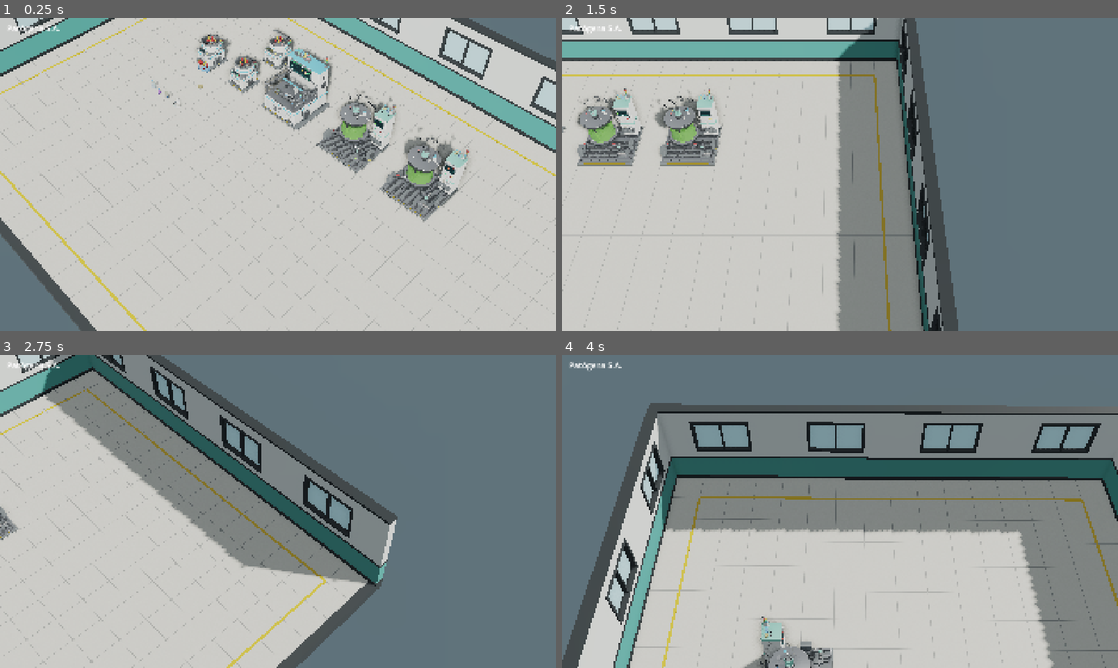
Above: before the commit, frames 1-4 (two rows, left to right).
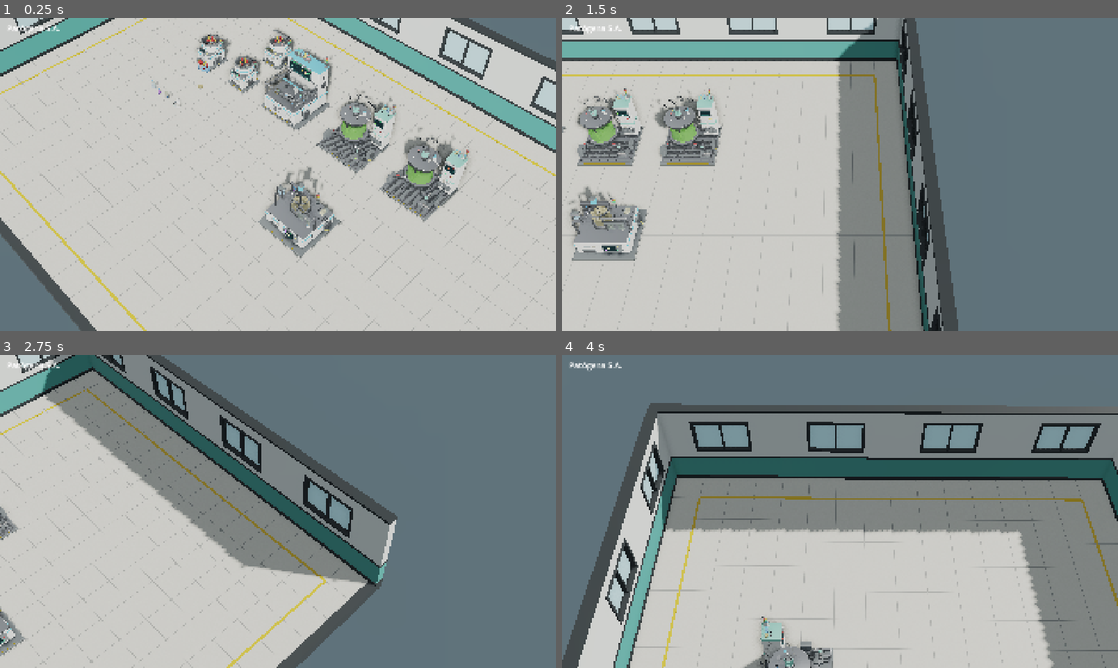
Above: after the commit, the same moments.

Repository: kutedo2001/Patogena
Game: Godot game, scene res://escenas/principal.tscn
The game is run twice, just before and just after one commit, with the same random seed, the same clock (stepped at 60 frames per second) and the same inputs.
Inputs (mouse positions are in pixels of both pictures, inside the frame that each line leads up to):
- Up to frame 1 (0.25 s): no input
- Up to frame 2 (1.5 s): tap Enter at 0.5 s; move the mouse to (962, 158) at 0.52 s; hold Right (ui_right) 0.53-1.25 s; tap Q at 0.6 s; click (962, 158) at 0.67 s; drag from (728, 190) to (812, 237) at 1.27 s
- Up to frame 3 (2.75 s): tap Space at 2 s; move the mouse to (333, 442) at 2.02 s; hold Right (ui_right) from 2.03 s (still down); tap Q at 2.1 s
- Up to frame 4 (4 s): release Right (ui_right) at 2.75 s; drag from (812, 574) to (673, 464) at 2.77 s; tap Enter at 3.5 s; move the mouse to (1006, 558) at 3.52 s; hold Left (ui_left) from 3.53 s (still down); tap Q at 3.6 s

The runs differ from the first frame. In frame 1, 2.0% of the frame differs, in the area x 46-62%, y 47-77%; in frame 2, 2.1%, in the area x 1-16%, y 53-78%; in frame 3, 0.3%; in frame 4, nothing differs.

Commit message:
arte: mezcladora detallada con vertido, remolino, llenado y sellado de bolsas (P3.5b)
Co-Authored-By: Claude Opus 5.5 <noreply@anthropic.com>
Claude-Session: https://claude.ai/code/session_01FTH4Ncez4QxregiZRWV3gW

Diff:
--- a/scripts/maquina.gd
+++ b/scripts/maquina.gd
@@ -48,6 +48,15 @@
 var _boquilla_y0 := 0.0
 var _gota: Node3D
 var _gota_y0 := 0.0
+# procesos por fases (mezcladora y siguientes): nodos con prefijo fijo
+var _vaciar: Array[Node3D] = []
+var _chorros: Array[Node3D] = []
+var _llenar: Array[Node3D] = []
+var _sellar: Array[Node3D] = []
+var _sellar_y0: Array[float] = []
+var _mat_resistencia: Array[StandardMaterial3D] = []
+var _agujas: Array[Node3D] = []
+var _nivel_vaso: Node3D
 var _tapa_ang := 0.0
 var _mat_pantalla: StandardMaterial3D
 var _ui: PantallaMaquina
@@ -88,6 +97,25 @@
 		_burbuja_y0.append((n as Node3D).position.y)
 	for n in find_children("gira_*", "Node3D", true, false):
 		_giratorios.append(n)
+	for n in find_children("vaciar_*", "Node3D", true, false):
+		_vaciar.append(n)
+	for n in find_children("chorro_*", "Node3D", true, false):
+		_chorros.append(n)
+	for n in find_children("llenar_*", "Node3D", true, false):
+		_llenar.append(n)
+	for n in find_children("aguja_*", "Node3D", true, false):
+		_agujas.append(n)
+	for n in find_children("sellar_*", "Node3D", true, false):
+		_sellar.append(n)
+		_sellar_y0.append((n as Node3D).position.y)
+		for mi in n.find_children("*", "MeshInstance3D", true, false):
+			var m := (mi as MeshInstance3D).get_active_material(0)
+			if m and m.resource_name.begins_with("resistencia"):
+				var c: StandardMaterial3D = m.duplicate()
+				c.emission_enabled = true
+				(mi as MeshInstance3D).material_override = c
+				_mat_resistencia.append(c)
+	_nivel_vaso = _buscar("nivel_vaso")
 	_bandeja = _buscar("bandeja")
 	_boquilla = _buscar("boquilla")
 	_gota = _buscar("gota")
@@ -189,6 +217,7 @@
 		_mover_portico(dt, trabaja)
 	if not _llenados.is_empty():
 		_dosificar(dt, trabaja)
+	_procesos_por_fases(trabaja)
 	if _tapa:
 		# la tapa se abre cuando la máquina espera material (se ve el rotor vacío esperando)
 		var objetivo := deg_to_rad(68.0) if estado == Estado.SIN_MATERIAL else 0.0
@@ -274,3 +303,28 @@
 		_gota.visible = llenando
 		if llenando:
 			_gota.position.y = _gota_y0 - fmod(_t * 1.6, 0.06)
+
+## Procesos por fases dentro de cada pieza (mezcladora…):
+## 0–0,35 verter (chorros, depósitos que se vacían, el vaso sube) · 0,35–0,55 mezclar ·
+## 0,55–0,85 llenar (bolsas que suben, el vaso baja) · 0,85–0,95 sellar (barra que baja al rojo).
+func _procesos_por_fases(trabaja: bool) -> void:
+	var p := _progreso
+	for v in _vaciar:
+		v.scale.y = lerpf(1.0, 0.35, smoothstep(0.0, 0.35, p))
+	for c in _chorros:
+		c.visible = trabaja and p > 0.03 and p < 0.33
+	if _nivel_vaso:
+		_nivel_vaso.scale.y = 0.45 + 0.55 * smoothstep(0.0, 0.35, p) - 0.55 * smoothstep(0.55, 0.85, p)
+	for l in _llenar:
+		var nv := smoothstep(0.55, 0.85, p) if p < 0.97 else 0.0
+		l.scale.y = maxf(nv, 0.001)
+		l.visible = nv > 0.002
+	var golpe := 0.0
+	if p > 0.85 and p < 0.95:
+		golpe = sin((p - 0.85) / 0.1 * PI)
+	for i in _sellar.size():
+		_sellar[i].position.y = _sellar_y0[i] - 0.06 * golpe
+	for m in _mat_resistencia:
+		m.emission_energy_multiplier = 5.0 * golpe
+	for a in _agujas:
+		a.rotation.y = deg_to_rad(-40.0 + 70.0 * _vel_giro + sin(_t * 7.0) * 4.0 * _vel_giro)
--- a/scripts/pantalla.gd
+++ b/scripts/pantalla.gd
@@ -6,8 +6,8 @@
 ## Disposición común: cabecera (estado, reloj, eficiencia, logotipo) · cuerpo
 ## (gráfica y dato principal) · pie (entrada → progreso → salida, con existencias).
 
-enum Tipo { CENTRIFUGA, SECUENCIADOR, BIORREACTOR }
-enum Icono { SANGRE, PLASMA, CULTIVO, ADN, VIAL }
+enum Tipo { CENTRIFUGA, SECUENCIADOR, BIORREACTOR, MEZCLADORA }
+enum Icono { SANGRE, PLASMA, CULTIVO, ADN, VIAL, AGUA, REACTIVO, SUERO }
 
 const FONDO := Color(0.03, 0.075, 0.085)
 const REJILLA := Color(0.09, 0.2, 0.2)
@@ -17,12 +17,14 @@
 const BASES := [Color(0.25, 0.95, 0.4), Color(0.3, 0.62, 1.0), Color(1.0, 0.82, 0.2), Color(1.0, 0.36, 0.36)]
 const C_ICONO := {
 	Icono.SANGRE: Color(0.8, 0.06, 0.08), Icono.PLASMA: Color(0.98, 0.72, 0.15),
-	Icono.CULTIVO: Color(0.85, 0.66, 0.3), Icono.ADN: Color(0.3, 1.0, 0.45), Icono.VIAL: Color(0.5, 0.95, 0.2)}
+	Icono.CULTIVO: Color(0.85, 0.66, 0.3), Icono.ADN: Color(0.3, 1.0, 0.45), Icono.VIAL: Color(0.5, 0.95, 0.2),
+	Icono.AGUA: Color(0.5, 0.8, 1.0), Icono.REACTIVO: Color(0.55, 0.3, 1.0), Icono.SUERO: Color(0.98, 0.85, 0.45)}
 # receta que enseña cada máquina: [entrada, salida]
 const RECETA := {
 	Tipo.CENTRIFUGA: [Icono.SANGRE, Icono.PLASMA],
 	Tipo.SECUENCIADOR: [Icono.CULTIVO, Icono.ADN],
-	Tipo.BIORREACTOR: [Icono.ADN, Icono.VIAL]}
+	Tipo.BIORREACTOR: [Icono.ADN, Icono.VIAL],
+	Tipo.MEZCLADORA: [Icono.AGUA, Icono.SUERO]}
 
 var tipo: Tipo = Tipo.CENTRIFUGA
 var estado := 1            # Maquina.Estado (0 apagada, 1 trabaja, 2 sin material, 3 avería)
@@ -105,6 +107,29 @@
 			pts.append(pts[0])
 			draw_polyline(pts, TINTA, linea, true)
 			draw_rect(Rect2(c + Vector2(-w * 0.62, -h * 0.48), Vector2(w * 1.24, h * 0.14)), TINTA)
+		Icono.AGUA:
+			var w := h * 0.62
+			var cuerpo := Rect2(c + Vector2(-w / 2, -h * 0.28), Vector2(w, h * 0.74))
+			if not contorno:
+				draw_rect(Rect2(cuerpo.position + Vector2(0, cuerpo.size.y * 0.25), Vector2(w, cuerpo.size.y * 0.75)), col)
+			draw_rect(cuerpo, TINTA, false, linea)
+			draw_rect(Rect2(c + Vector2(-w * 0.3, -h * 0.48), Vector2(w * 0.3, h * 0.2)), Color(0.2, 0.5, 0.95))
+			draw_arc(c + Vector2(w * 0.25, -h * 0.28), h * 0.12, PI, TAU, 10, TINTA, linea)
+		Icono.REACTIVO:
+			var rr := h * 0.32
+			if not contorno:
+				draw_circle(c + Vector2(0, h * 0.14), rr * 0.95, col)
+			draw_arc(c + Vector2(0, h * 0.14), rr, 0, TAU, 24, TINTA, linea, true)
+			draw_rect(Rect2(c + Vector2(-h * 0.13, -h * 0.5), Vector2(h * 0.26, h * 0.22)), Color(0.1, 0.35, 0.9))
+		Icono.SUERO:
+			var w := h * 0.5
+			var cuerpo := Rect2(c + Vector2(-w / 2, -h * 0.38), Vector2(w, h * 0.66))
+			if not contorno:
+				draw_rect(Rect2(cuerpo.position + Vector2(0, cuerpo.size.y * 0.2), Vector2(w, cuerpo.size.y * 0.8)), col)
+			draw_rect(cuerpo, TINTA, false, linea)
+			draw_circle(c + Vector2(0, -h * 0.44), h * 0.05, TINTA)
+			draw_line(c + Vector2(-w * 0.2, h * 0.28), c + Vector2(-w * 0.2, h * 0.48), TINTA, linea)
+			draw_line(c + Vector2(w * 0.2, h * 0.28), c + Vector2(w * 0.2, h * 0.48), TINTA, linea)
 		Icono.VIAL:
 			var w := h * 0.5
 			var cuerpo := Rect2(c + Vector2(-w / 2, -h * 0.12), Vector2(w, h * 0.6))
@@ -143,12 +168,16 @@
 	_icono(r[0], Vector2(_px(14), y0 + hp / 2), ic, entradas == 0)
 	_txt(Vector2(_px(26), y0 + hp * 0.68), "×%d" % entradas, 13, TINTA if entradas > 0 else C_ESTADO[2])
 	var bx := _px(62)
+	if tipo == Tipo.MEZCLADORA:   # segunda entrada: reactivo
+		_icono(Icono.REACTIVO, Vector2(_px(64), y0 + hp / 2), ic, entradas == 0)
+		_txt(Vector2(_px(76), y0 + hp * 0.68), "×%d" % entradas, 13, TINTA if entradas > 0 else C_ESTADO[2])
+		bx = _px(112)
 	var bw := w - bx - _px(66)
 	_barra(Rect2(bx, y0 + hp * 0.36, bw, hp * 0.28), progreso, TINTA)
 	var fx := bx + bw + _px(4)
 	draw_colored_polygon(PackedVector2Array([Vector2(fx, y0 + hp * 0.3), Vector2(fx + _px(7), y0 + hp * 0.5), Vector2(fx, y0 + hp * 0.7)]), TINTA)
 	_icono(r[1], Vector2(w - _px(42), y0 + hp / 2), ic)
-	_txt(Vector2(w - _px(30), y0 + hp * 0.68), "×%d" % salidas, 13, TINTA)
+	_txt(Vector2(w - _px(30), y0 + hp * 0.68), "×%d" % (salidas * (2 if tipo == Tipo.MEZCLADORA else 1)), 13, TINTA)
 	return y0
 
 func _aviso(cuerpo: Rect2) -> void:
@@ -208,6 +237,7 @@
 		Tipo.CENTRIFUGA: _centrifuga(cuerpo)
 		Tipo.SECUENCIADOR: _secuenciador(cuerpo)
 		Tipo.BIORREACTOR: _biorreactor(cuerpo)
+		Tipo.MEZCLADORA: _mezcladora(cuerpo)
 
 func _centrifuga(b: Rect2) -> void:
 	# rotor visto desde arriba con 6 cestillos
@@ -319,3 +349,52 @@
 	var c := Vector2(b.end.x - _px(26), g.get_center().y)
 	_anillo(c, _px(19), progreso, color_producto.lightened(0.2), _px(5))
 	_icono(Icono.VIAL, c, _px(20))
+
+func _mezcladora(b: Rect2) -> void:
+	# dos depósitos de entrada (agua, reactivo) con su nivel y el vaso con remolino
+	var fase := progreso
+	var nivel_agua := lerpf(1.0, 0.35, smoothstep(0.0, 0.35, fase))
+	var nivel_reac := lerpf(1.0, 0.35, smoothstep(0.0, 0.35, fase))
+	var w := b.size.x * 0.1
+	for k in 2:
+		var r := Rect2(b.position + Vector2(k * (w + _px(6)), 0), Vector2(w, b.size.y - _px(16)))
+		draw_rect(r, TENUE, false, _px(1.5))
+		var nv: float = nivel_agua if k == 0 else nivel_reac
+		draw_rect(Rect2(r.position + Vector2(_px(2), r.size.y * (1 - nv)), Vector2(r.size.x - _px(4), r.size.y * nv - _px(2))),
+			C_ICONO[Icono.AGUA] if k == 0 else C_ICONO[Icono.REACTIVO])
+		_icono(Icono.AGUA if k == 0 else Icono.REACTIVO, Vector2(r.get_center().x, b.end.y - _px(6)), _px(12))
+	# vaso visto de lado con remolino
+	var vc := Vector2(b.position.x + b.size.x * 0.42, b.get_center().y)
+	var vr := b.size.y * 0.42
+	var vaso := Rect2(vc - Vector2(vr, vr), Vector2(vr * 2, vr * 2))
+	draw_rect(vaso, TENUE, false, _px(1.5))
+	var nivel := 0.45 + 0.55 * smoothstep(0.0, 0.35, fase) - 0.55 * smoothstep(0.55, 0.85, fase)
+	var top := vaso.end.y - vaso.size.y * nivel * 0.9
+	var pts := PackedVector2Array()
+	for i in 25:
+		var u := i / 24.0
+		var x := vaso.position.x + vaso.size.x * u
+		var dip := exp(-pow((u - 0.5) * 4.0, 2.0)) * vaso.size.y * 0.18 * velocidad
+		pts.append(Vector2(x, top + dip))
+	pts.append(Vector2(vaso.end.x, vaso.end.y))
+	pts.append(Vector2(vaso.position.x, vaso.end.y))
+	draw_colored_polygon(pts, Color(C_ICONO[Icono.SUERO], 0.85))
+	var giro := _t * 8.0 * velocidad
+	for k in 3:
+		var a := giro + k * TAU / 3
+		draw_arc(Vector2(vc.x, top + vaso.size.y * 0.25), vr * (0.3 + 0.2 * k), a, a + 1.4, 12, Color(1, 1, 1, 0.5), _px(1.5))
+	# datos: rpm, proporción y temperatura
+	var x0 := vaso.end.x + _px(12)
+	_txt(Vector2(x0, b.position.y + _px(24)), "%d" % int(velocidad * 480), 26, TINTA)
+	_txt(Vector2(x0 + _px(58), b.position.y + _px(24)), "rpm", 11, TENUE)
+	_txt(Vector2(x0, b.position.y + _px(44)), "1:1", 14, TENUE)
+	_txt(Vector2(x0 + _px(40), b.position.y + _px(44)), "%.1f°C" % (21.5 + sin(_t * 0.5) * 0.2), 13, TENUE)
+	# bolsas llenándose
+	var llen := smoothstep(0.55, 0.85, fase) if fase < 0.97 else 0.0
+	for k in 2:
+		var bc := Vector2(x0 + _px(16) + k * _px(30), b.end.y - _px(20))
+		var br := Rect2(bc - Vector2(_px(10), _px(16)), Vector2(_px(20), _px(30)))
+		draw_rect(Rect2(br.position + Vector2(0, br.size.y * (1 - llen)), Vector2(br.size.x, br.size.y * llen)), C_ICONO[Icono.SUERO])
+		draw_rect(br, TINTA, false, _px(1.2))
+	if fase > 0.85 and fase < 0.95:
+		draw_rect(Rect2(x0 + _px(2), b.end.y - _px(40), _px(60), _px(4)), Color(1.0, 0.35, 0.1))
--- a/scripts/principal.gd
+++ b/scripts/principal.gd
@@ -14,6 +14,7 @@
 	["res://assets/modelos/maquinas/secuenciador.glb", Vector2(-2.0, -3.0), 0.0, Maquina.Estado.TRABAJANDO, PantallaMaquina.Tipo.SECUENCIADOR],
 	["res://assets/modelos/maquinas/biorreactor.glb", Vector2(1.0, -3.0), 0.0, Maquina.Estado.TRABAJANDO, PantallaMaquina.Tipo.BIORREACTOR],
 	["res://assets/modelos/maquinas/biorreactor.glb", Vector2(4.0, -3.0), 0.0, Maquina.Estado.AVERIA, PantallaMaquina.Tipo.BIORREACTOR],
+	["res://assets/modelos/maquinas/mezcladora.glb", Vector2(2.0, 1.0), 0.0, Maquina.Estado.TRABAJANDO, PantallaMaquina.Tipo.MEZCLADORA],
 ]
 
 ## Los productos se dibujan a 2,5× su tamaño real para que se lean con la cámara del juego.
Binary file added: assets/modelos/maquinas/mezcladora.glb
Not shown, added: assets/modelos/maquinas/mezcladora.glb.import
Binary file added: assets/modelos/maquinas/mezcladora_agua.png
Not shown, added: assets/modelos/maquinas/mezcladora_agua.png.import
Binary file added: assets/modelos/maquinas/mezcladora_aviso_biorriesgo.png
Not shown, added: assets/modelos/maquinas/mezcladora_aviso_biorriesgo.png.import
Binary file added: assets/modelos/maquinas/mezcladora_franja_peligro.png
Not shown, added: assets/modelos/maquinas/mezcladora_franja_peligro.png.import
Binary file added: assets/modelos/maquinas/mezcladora_placa_logo.png
Not shown, added: assets/modelos/maquinas/mezcladora_placa_logo.png.import
Binary file added: assets/modelos/maquinas/mezcladora_reactivo.png
Not shown, added: assets/modelos/maquinas/mezcladora_reactivo.png.import
(and 5 more such lines)
